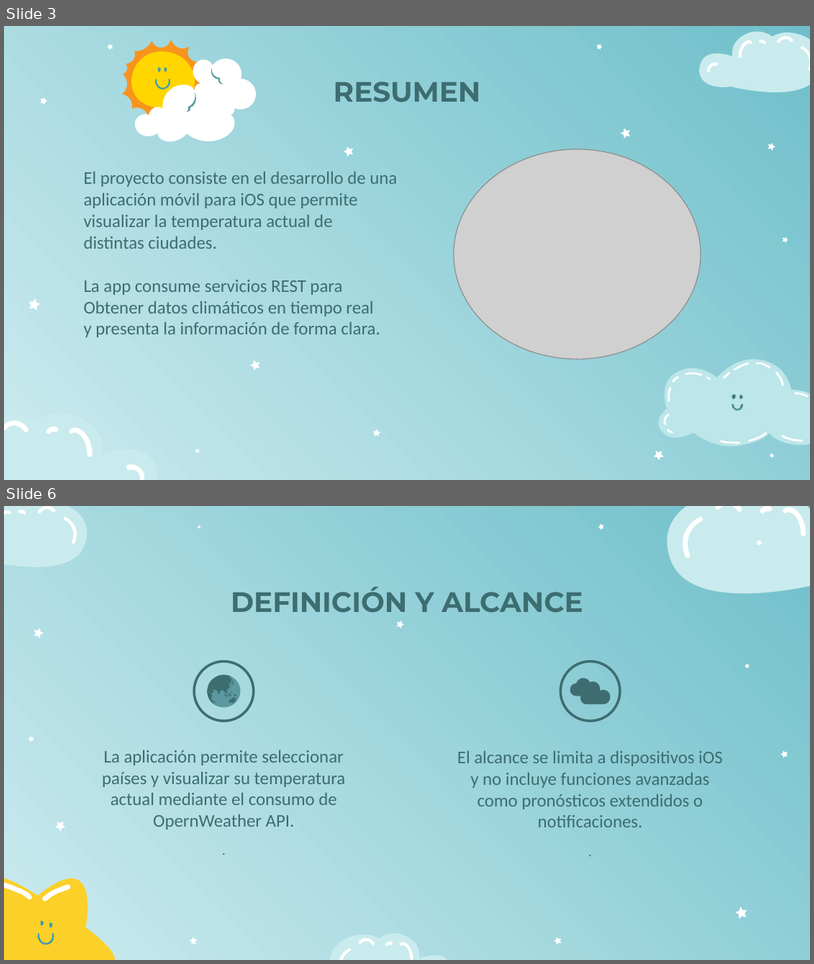
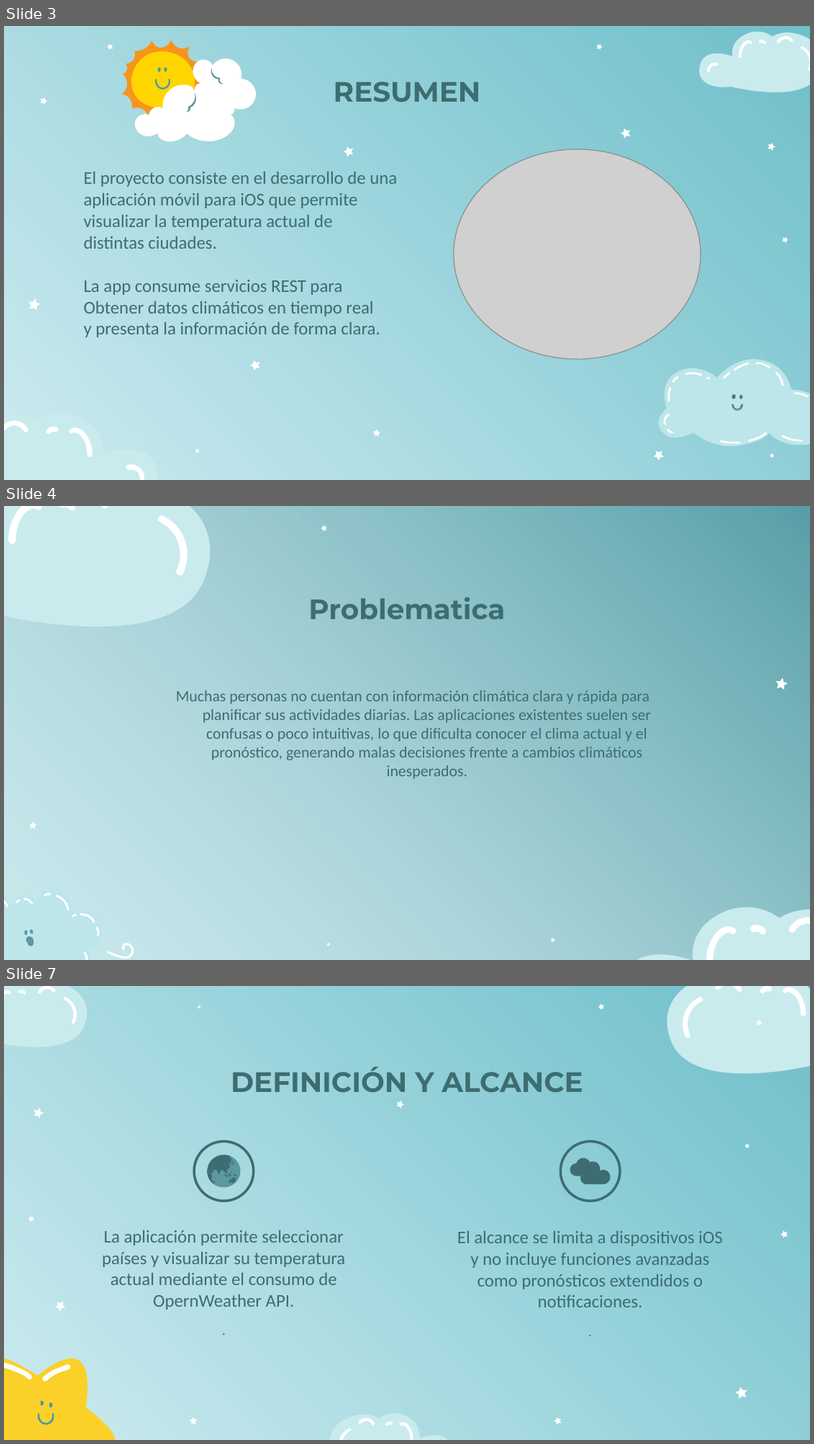
Before and after one commit to DiegoCastilla12/ProyectoFinalMoviles2, a slide deck: MI CLIMA PROYECTO PRESENTABLE.pptx. Shown one above the other, each under a label of ours: slides 3 and 6 before the commit, slides 3, 4 and 7 after it; the slides between them are not shown. The pictures are 814x964 and 814x1444 pixels, drawn with LibreOffice and Linux fonts; fonts in the diff are those of the drawing; grey boxes stand for pictures. Boxes give left, top, right and bottom in pixels: in the first picture for what was removed or moved away, otherwise in the second. Text is boxed around its words. In the diff, an @@ line names an element or a change of style, - is before the commit and + after.

```diff
--- a/MI CLIMA PROYECTO PRESENTABLE.pptx
+++ b/MI CLIMA PROYECTO PRESENTABLE.pptx
@@ slide 4 added at box(4, 506, 810, 960), background #CAEBED @@
@@ rectangle added at box(4, 506, 810, 959), fill gradient #CCEBEF to #599FA8 @@
@@ group added at box(4, 506, 229, 627): 5 freeform shapes @@
@@ freeform shape added at box(321, 525, 327, 532), fill #FFFFFF @@
@@ title added at box(309, 597, 505, 619), 25 pt, text #3D6D70, bold @@
+Problematica
@@ freeform shape added at box(777, 678, 788, 690), fill #FFFFFF @@
@@ subtitle added at box(176, 690, 651, 779), 14 pt, text #3D6D70 @@
+Muchas personas no cuentan con información climática clara y rápida para planificar sus actividades diarias. Las aplicaciones existentes suelen ser confusas o poco intuitivas, lo que dificulta conocer el clima actual y el pronóstico, generando malas decisiones frente a cambios climáticos inesperados.
@@ freeform shape added at box(29, 821, 37, 829), fill #FFFFFF @@
@@ group added at box(4, 888, 134, 960): 14 freeform shapes @@
@@ freeform shape added at box(550, 937, 556, 942), fill #FFFFFF @@
@@ group added at box(615, 907, 810, 960): 4 freeform shapes @@
@@ freeform shape added at box(327, 942, 329, 945), fill #FFFFFF @@
@@ what was slide 6 is now slide 7 @@
```
